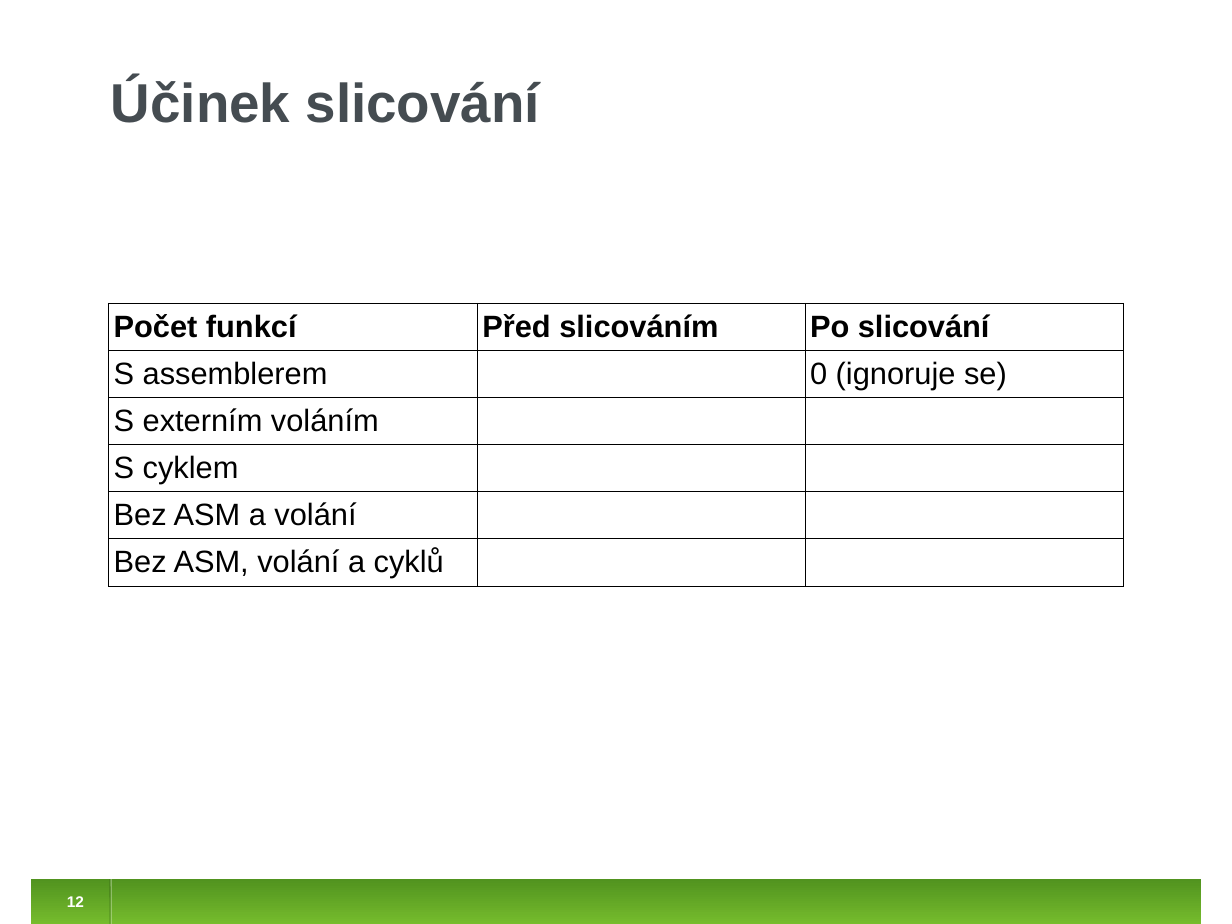
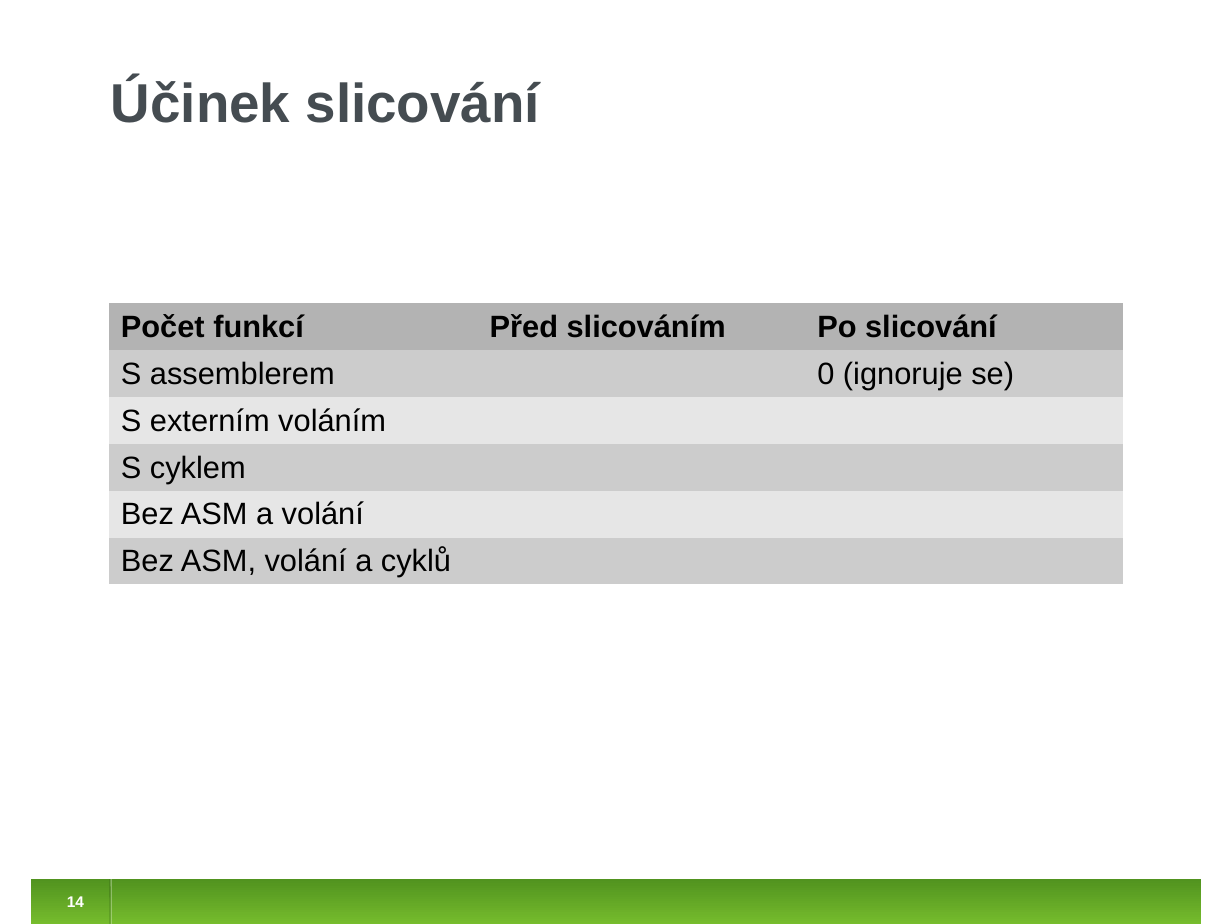
Before and after one commit to jirislaby/writings, a slide deck: slide 14 of presentations/stanse_prase.odp (slide 12 before the commit). Drawn at 1232x924 pixels with LibreOffice and Linux fonts; fonts in the diff are those of the drawing. Boxes give left, top, right and bottom in pixels: in the first picture for what was removed or moved away, otherwise in the second. Text is boxed around its words. In the diff, an @@ line names an element or a change of style, - is before the commit and + after.

```diff
--- a/presentations/stanse_prase.odp
+++ b/presentations/stanse_prase.odp
@@ table at [108,303,1122,586] @@
@@ fill none to #B3B3B3 in row 1 @@
@@ fill none to #CCCCCC in 4 cells @@
@@ fill none to #E6E6E6 in 2 cells @@
@@ borders changed @@
@@ page number at [67,896,84,907]: text changed @@
-12
+14
```
Also in this commit, not shown: 9 other slides changed, 5 slides added, 3 slides removed.
